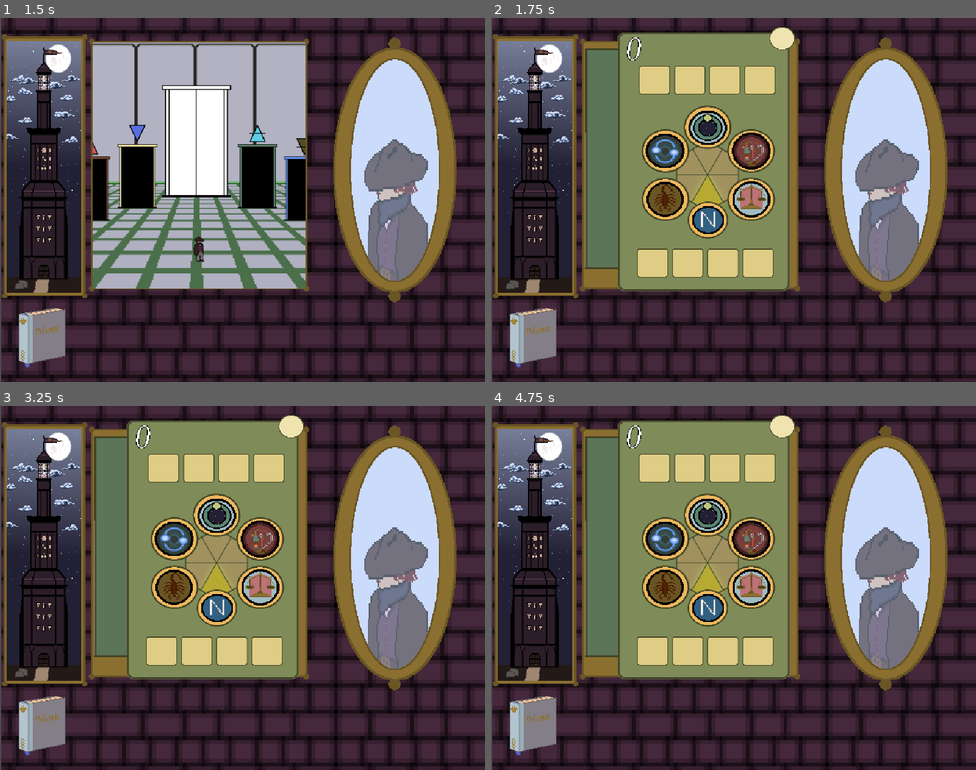
Above: before the commit, frames 1-4 (two rows, left to right).
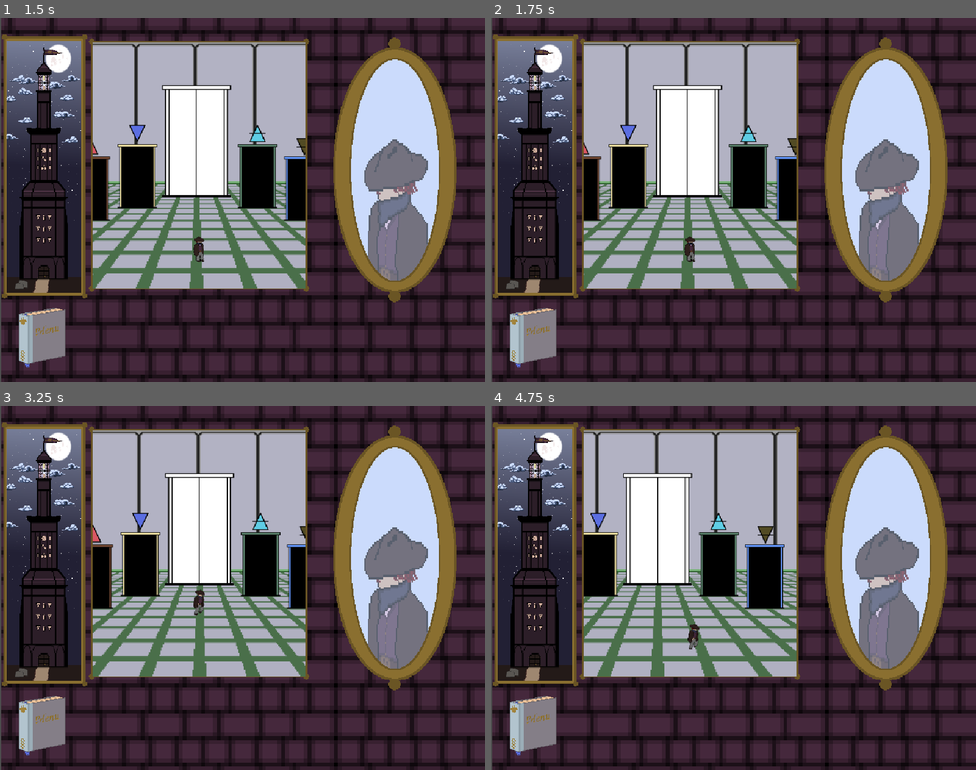
Above: after the commit, the same moments.

Repository: mccajd/Quintessential
Game: Godot game, scene res://Scenes/main_menu.tscn
Same seed, same stepped clock (60 frames per second), same inputs: the game is played once before the commit and once after it.
Inputs (mouse positions are in pixels of both pictures, inside the frame that each line leads up to):
- Up to frame 1 (1.5 s): click (441, 178) at 0.5 s; move the mouse to (349, 181) at 1.27 s; press the mouse at (349, 181) at 1.28 s
- Up to frame 2 (1.75 s): tap 0 (selectBeacon0, bound only before the commit) at 1.55 s
- Up to frame 3 (3.25 s): tap Enter at 2 s; move the mouse to (145, 606) at 2.02 s; release the mouse at (145, 606) at 2.03 s; tap 0 (selectBeacon0, bound only before the commit) at 2.1, 3.05 s; click (145, 606) at 2.3 s; move the mouse to (291, 507) at 2.77 s; press the mouse at (291, 507) at 2.78 s
- Up to frame 4 (4.75 s): move the mouse to (709, 660) at 3.52 s; release the mouse at (709, 660) at 3.53 s; tap 0 (selectBeacon0, bound only before the commit) at 3.6, 4.55 s; click (709, 660) at 3.8 s; move the mouse to (879, 642) at 4.27 s; press the mouse at (879, 642) at 4.28 s

Frame 1 is identical in both runs. In frame 2, 30% of the frame differs, in the area x 19-63%, y 2-76%; in frame 3, 30%; in frame 4, 30%.

Commit message:
Added InputMappers as children of KeybindMenu and fixed an issue with the Action names and their keybinds

Diff:
--- a/Scenes/input_mapper.tscn
+++ b/Scenes/input_mapper.tscn
@@ -24,6 +24,7 @@
 offset_bottom = 20.0
 grow_horizontal = 2
 grow_vertical = 2
+alignment = 1
 
 [node name="Label" type="Label" parent="HBoxContainer"]
 layout_mode = 2
--- a/Scenes/keybind_menu.tscn
+++ b/Scenes/keybind_menu.tscn
@@ -29,3 +29,39 @@
 [node name="InputMapper" parent="TextureRect/PanelContainer/VBoxContainer" instance=ExtResource("2_piyya")]
 layout_mode = 2
 ActionName = "Select Beacon 1"
+
+[node name="InputMapper2" parent="TextureRect/PanelContainer/VBoxContainer" instance=ExtResource("2_piyya")]
+layout_mode = 2
+ActionName = "Select Beacon 2"
+
+[node name="InputMapper3" parent="TextureRect/PanelContainer/VBoxContainer" instance=ExtResource("2_piyya")]
+layout_mode = 2
+ActionName = "Select Beacon 3"
+
+[node name="InputMapper4" parent="TextureRect/PanelContainer/VBoxContainer" instance=ExtResource("2_piyya")]
+layout_mode = 2
+ActionName = "Select Beacon 4"
+
+[node name="InputMapper5" parent="TextureRect/PanelContainer/VBoxContainer" instance=ExtResource("2_piyya")]
+layout_mode = 2
+ActionName = "Select Beacon 5"
+
+[node name="InputMapper6" parent="TextureRect/PanelContainer/VBoxContainer" instance=ExtResource("2_piyya")]
+layout_mode = 2
+ActionName = "Select Beacon 6"
+
+[node name="InputMapper7" parent="TextureRect/PanelContainer/VBoxContainer" instance=ExtResource("2_piyya")]
+layout_mode = 2
+ActionName = "Select Beacon 7"
+
+[node name="InputMapper8" parent="TextureRect/PanelContainer/VBoxContainer" instance=ExtResource("2_piyya")]
+layout_mode = 2
+ActionName = "Select Beacon 8"
+
+[node name="InputMapper9" parent="TextureRect/PanelContainer/VBoxContainer" instance=ExtResource("2_piyya")]
+layout_mode = 2
+ActionName = "Select Beacon 9"
+
+[node name="InputMapper10" parent="TextureRect/PanelContainer/VBoxContainer" instance=ExtResource("2_piyya")]
+layout_mode = 2
+ActionName = "Select Beacon 10"
--- a/project.godot
+++ b/project.godot
@@ -43,52 +43,52 @@
 }
 "Select Beacon 1"={
 "deadzone": 0.2,
-"events": [Object(InputEventKey,"resource_local_to_scene":fa …(119 unchanged characters)… ressed":false,"pressed":false,"keycode":0,"physical_keycode":49,"key_label":0,"unicode":49,"location":0,"echo":false,"script":null)
+"events": [Object(InputEventKey,"resource_local_to_scene":fa …(119 unchanged characters)… ressed":false,"pressed":false,"keycode":49,"physical_keycode":0,"key_label":0,"unicode":49,"location":0,"echo":false,"script":null)
 ]
 }
 "Select Beacon 2"={
 "deadzone": 0.2,
-"events": [Object(InputEventKey,"resource_local_to_scene":fa …(119 unchanged characters)… ressed":false,"pressed":false,"keycode":0,"physical_keycode":50,"key_label":0,"unicode":50,"location":0,"echo":false,"script":null)
+"events": [Object(InputEventKey,"resource_local_to_scene":fa …(119 unchanged characters)… ressed":false,"pressed":false,"keycode":50,"physical_keycode":0,"key_label":0,"unicode":50,"location":0,"echo":false,"script":null)
 ]
 }
 "Select Beacon 3"={
 "deadzone": 0.2,
-"events": [Object(InputEventKey,"resource_local_to_scene":fa …(119 unchanged characters)… ressed":false,"pressed":false,"keycode":0,"physical_keycode":51,"key_label":0,"unicode":51,"location":0,"echo":false,"script":null)
+"events": [Object(InputEventKey,"resource_local_to_scene":fa …(119 unchanged characters)… ressed":false,"pressed":false,"keycode":51,"physical_keycode":0,"key_label":0,"unicode":51,"location":0,"echo":false,"script":null)
 ]
 }
 "Select Beacon 4"={
 "deadzone": 0.2,
-"events": [Object(InputEventKey,"resource_local_to_scene":fa …(119 unchanged characters)… ressed":false,"pressed":false,"keycode":0,"physical_keycode":52,"key_label":0,"unicode":52,"location":0,"echo":false,"script":null)
+"events": [Object(InputEventKey,"resource_local_to_scene":fa …(119 unchanged characters)… ressed":false,"pressed":false,"keycode":52,"physical_keycode":0,"key_label":0,"unicode":52,"location":0,"echo":false,"script":null)
 ]
 }
 "Select Beacon 5"={
 "deadzone": 0.2,
-"events": [Object(InputEventKey,"resource_local_to_scene":fa …(119 unchanged characters)… ressed":false,"pressed":false,"keycode":0,"physical_keycode":53,"key_label":0,"unicode":53,"location":0,"echo":false,"script":null)
+"events": [Object(InputEventKey,"resource_local_to_scene":fa …(119 unchanged characters)… ressed":false,"pressed":false,"keycode":53,"physical_keycode":0,"key_label":0,"unicode":53,"location":0,"echo":false,"script":null)
 ]
 }
 "Select Beacon 6"={
 "deadzone": 0.2,
-"events": [Object(InputEventKey,"resource_local_to_scene":fa …(119 unchanged characters)… ressed":false,"pressed":false,"keycode":0,"physical_keycode":54,"key_label":0,"unicode":54,"location":0,"echo":false,"script":null)
+"events": [Object(InputEventKey,"resource_local_to_scene":fa …(119 unchanged characters)… ressed":false,"pressed":false,"keycode":54,"physical_keycode":0,"key_label":0,"unicode":54,"location":0,"echo":false,"script":null)
 ]
 }
 "Select Beacon 7"={
 "deadzone": 0.2,
-"events": [Object(InputEventKey,"resource_local_to_scene":fa …(119 unchanged characters)… ressed":false,"pressed":false,"keycode":0,"physical_keycode":55,"key_label":0,"unicode":55,"location":0,"echo":false,"script":null)
+"events": [Object(InputEventKey,"resource_local_to_scene":fa …(119 unchanged characters)… ressed":false,"pressed":false,"keycode":55,"physical_keycode":0,"key_label":0,"unicode":55,"location":0,"echo":false,"script":null)
 ]
 }
 "Select Beacon 8"={
 "deadzone": 0.2,
-"events": [Object(InputEventKey,"resource_local_to_scene":fa …(119 unchanged characters)… ressed":false,"pressed":false,"keycode":0,"physical_keycode":56,"key_label":0,"unicode":56,"location":0,"echo":false,"script":null)
+"events": [Object(InputEventKey,"resource_local_to_scene":fa …(119 unchanged characters)… ressed":false,"pressed":false,"keycode":56,"physical_keycode":0,"key_label":0,"unicode":56,"location":0,"echo":false,"script":null)
 ]
 }
 "Select Beacon 9"={
 "deadzone": 0.2,
-"events": [Object(InputEventKey,"resource_local_to_scene":fa …(119 unchanged characters)… ressed":false,"pressed":false,"keycode":0,"physical_keycode":57,"key_label":0,"unicode":57,"location":0,"echo":false,"script":null)
+"events": [Object(InputEventKey,"resource_local_to_scene":fa …(119 unchanged characters)… ressed":false,"pressed":false,"keycode":57,"physical_keycode":0,"key_label":0,"unicode":57,"location":0,"echo":false,"script":null)
 ]
 }
-selectBeacon0={
+"Select Beacon 10"={
 "deadzone": 0.2,
-"events": [Object(InputEventKey,"resource_local_to_scene":fa …(119 unchanged characters)… ressed":false,"pressed":false,"keycode":0,"physical_keycode":48,"key_label":0,"unicode":48,"location":0,"echo":false,"script":null)
+"events": [Object(InputEventKey,"resource_local_to_scene":fa …(119 unchanged characters)… ressed":false,"pressed":false,"keycode":48,"physical_keycode":0,"key_label":0,"unicode":48,"location":0,"echo":false,"script":null)
 ]
 }
 
